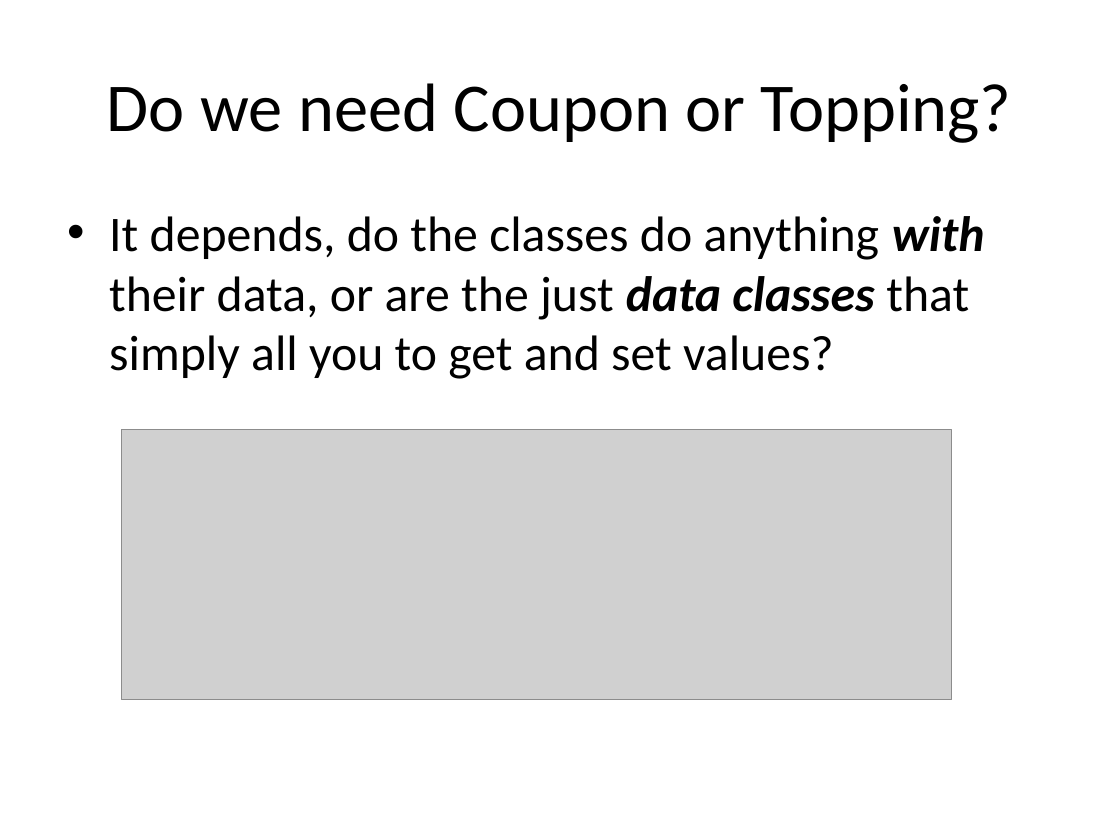
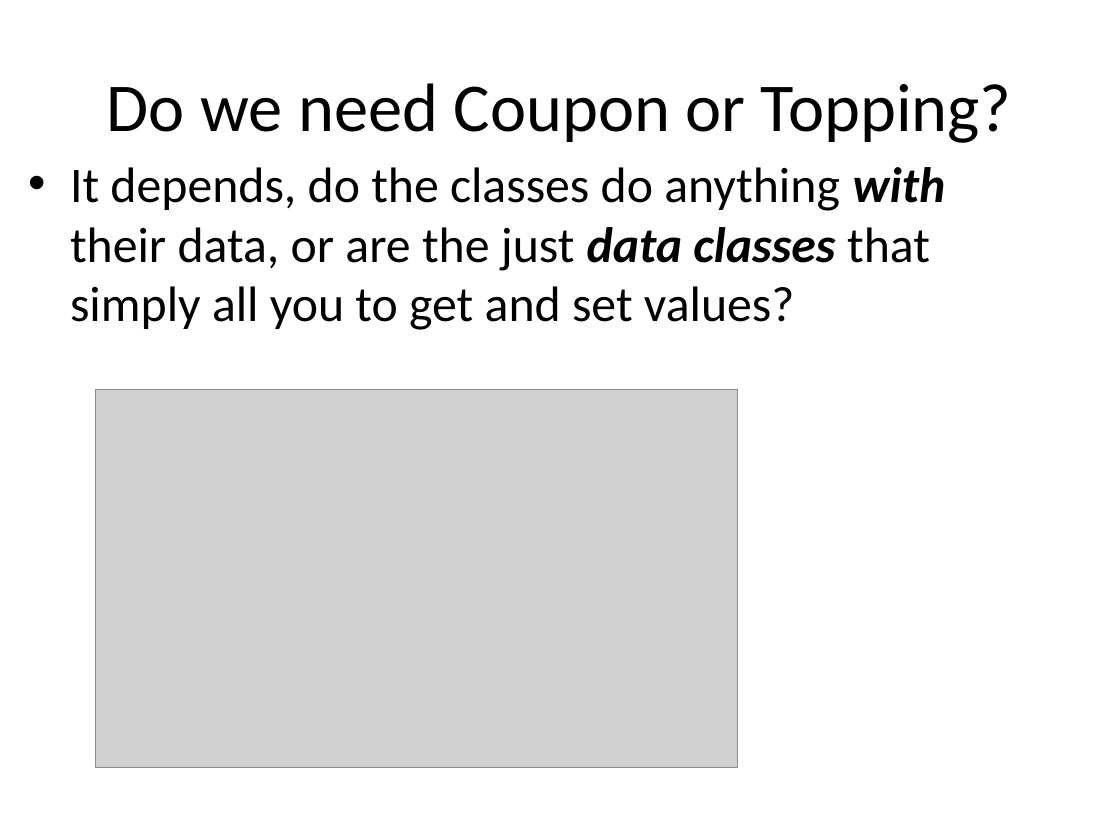
Before and after one commit to RHIT-CSSE/csse220, a slide deck: slide 8 of ClassMaterials/Encapsulation/Slides/Part4-PizzaRestaurantDesignProblem.pptx. Drawn at 1120x840 pixels with LibreOffice and Linux fonts; fonts in the diff are those of the drawing; grey boxes stand for pictures. Boxes give left, top, right and bottom in pixels: in the first picture for what was removed or moved away, otherwise in the second. Text is boxed around its words. In the diff, an @@ line names an element or a change of style, - is before the commit and + after.

```diff
--- a/ClassMaterials/Encapsulation/Slides/Part4-PizzaRestaurantDesignProblem.pptx
+++ b/ClassMaterials/Encapsulation/Slides/Part4-PizzaRestaurantDesignProblem.pptx
@@ text "It depends, do the classes ...": place and size @@
-text "It depends, do the classes ..." at [109,216,985,379]
+text "It depends, do the classes ..." at [70,167,946,330]
@@ picture: place and size @@
-picture at [121,429,951,700]
+picture at [95,390,738,767]
```
Also in this commit, not shown: 1 other slide changed, 3 other files.
